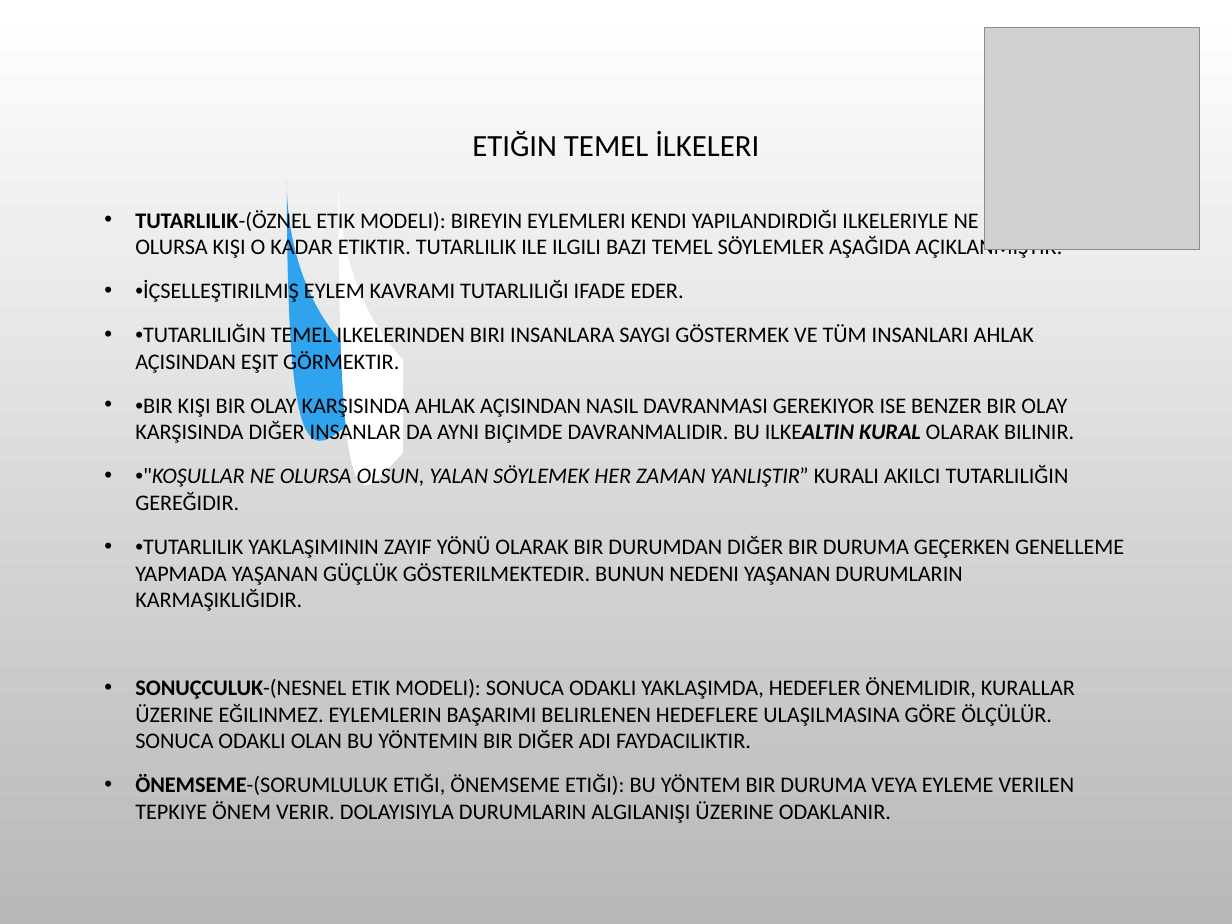
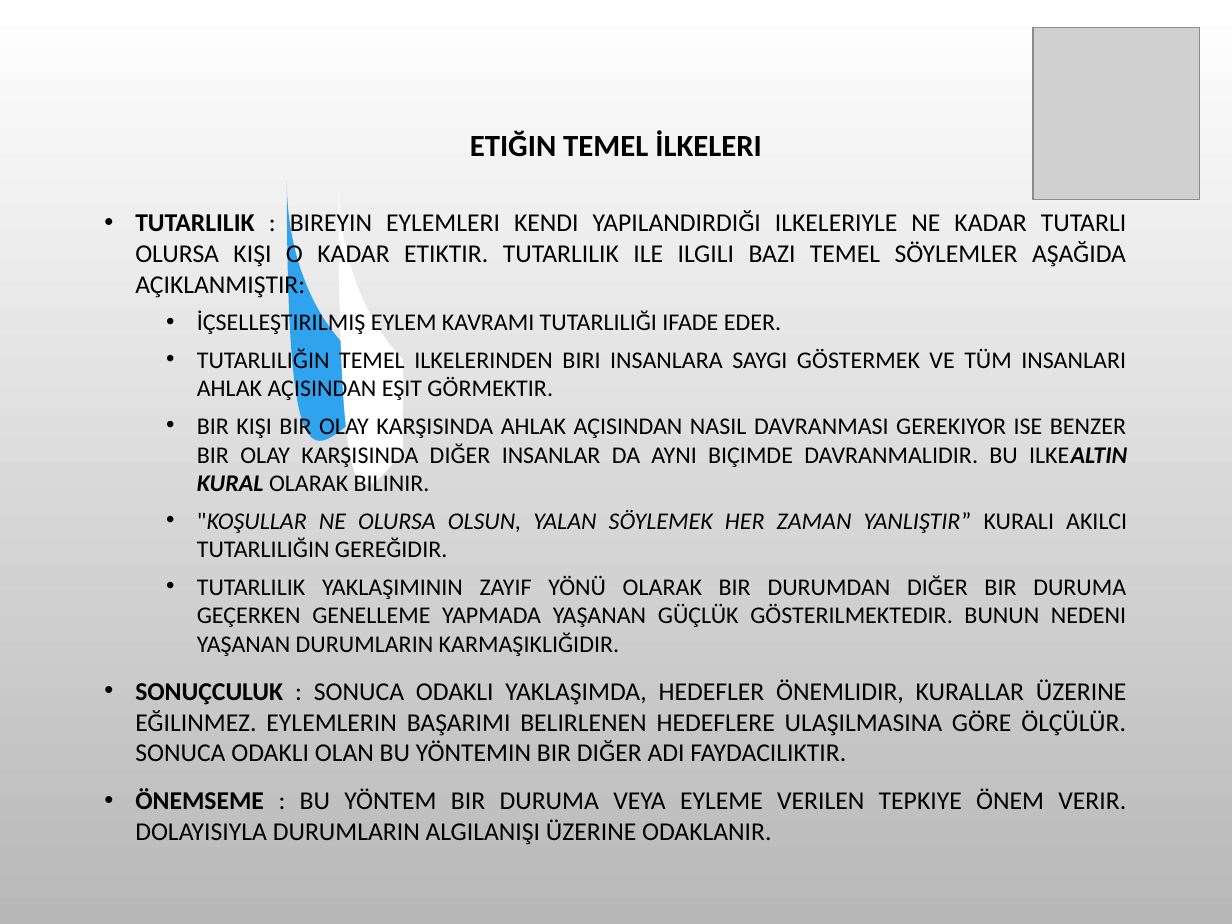
Before and after one commit to SevdanurGENC/20-21-Lecture-Notes, a slide deck: slide 8 of Bilişim Etiği ve Hukuku/2. Bolum - Meslek Etigi.ppt (slide 10 before the commit). Drawn at 1232x924 pixels with LibreOffice and Linux fonts; fonts in the diff are those of the drawing; grey boxes stand for pictures; background and template pictures are left out. Boxes give left, top, right and bottom in pixels: in the first picture for what was removed or moved away, otherwise in the second. Text is boxed around its words. In the diff, an @@ line names an element or a change of style, - is before the commit and + after.

```diff
--- a/Bilişim Etiği ve Hukuku/2. Bolum - Meslek Etigi.ppt
+++ b/Bilişim Etiği ve Hukuku/2. Bolum - Meslek Etigi.ppt
@@ picture: place and size @@
-picture at (984, 28, 1199, 250)
+picture at (1034, 28, 1200, 201)
@@ title "ETIĞIN TEMEL İLKELERI" at (470, 130, 762, 157): bold on @@
@@ text at (135, 210, 1127, 845): text changed; size 13 to 14 pt @@
-• TUTARLILIK-(ÖZNEL ETIK MODELI): BIREYIN EYLEMLERI KENDI YAPILANDIRDIĞI ILKELERIYLE NE KADAR TUTARLI OLURSA KIŞI O KADAR ETIKTIR. TUTARLILIK ILE ILGILI BAZI TEMEL SÖYLEMLER AŞAĞIDA AÇIKLANMIŞTIR:
-• •İÇSELLEŞTIRILMIŞ EYLEM KAVRAMI TUTARLILIĞI IFADE EDER.
-• •TUTARLILIĞIN TEMEL ILKELERINDEN BIRI INSANLARA SAYGI GÖSTERMEK VE TÜM INSANLARI AHLAK AÇISINDAN EŞIT GÖRMEKTIR.
-• •BIR KIŞI BIR OLAY KARŞISINDA AHLAK AÇISINDAN NASIL DAVRANMASI GEREKIYOR ISE BENZER BIR OLAY KARŞISINDA DIĞER INSANLAR DA AYNI BIÇIMDE DAVRANMALIDIR. BU ILKEALTIN KURAL OLARAK BILINIR.
-• •"KOŞULLAR NE OLURSA OLSUN, YALAN SÖYLEMEK HER ZAMAN YANLIŞTIR” KURALI AKILCI TUTARLILIĞIN GEREĞIDIR.
-• •TUTARLILIK YAKLAŞIMININ ZAYIF YÖNÜ OLARAK BIR DURUMDAN DIĞER BIR DURUMA GEÇERKEN GENELLEME YAPMADA YAŞANAN GÜÇLÜK GÖSTERILMEKTEDIR. BUNUN NEDENI YAŞANAN DURUMLARIN KARMAŞIKLIĞIDIR.
-• SONUÇCULUK-(NESNEL ETIK MODELI): SONUCA ODAKLI YAKLAŞIMDA, HEDEFLER ÖNEMLIDIR, KURALLAR ÜZERINE EĞILINMEZ. EYLEMLERIN BAŞARIMI BELIRLENEN HEDEFLERE ULAŞILMASINA GÖRE ÖLÇÜLÜR. SONUCA ODAKLI OLAN BU YÖNTEMIN BIR DIĞER ADI FAYDACILIKTIR.
-• ÖNEMSEME-(SORUMLULUK ETIĞI, ÖNEMSEME ETIĞI): BU YÖNTEM BIR DURUMA VEYA EYLEME VERILEN TEPKIYE ÖNEM VERIR. DOLAYISIYLA DURUMLARIN ALGILANIŞI ÜZERINE ODAKLANIR.
+• TUTARLILIK : BIREYIN EYLEMLERI KENDI YAPILANDIRDIĞI ILKELERIYLE NE KADAR TUTARLI OLURSA KIŞI O KADAR ETIKTIR. TUTARLILIK ILE ILGILI BAZI TEMEL SÖYLEMLER AŞAĞIDA AÇIKLANMIŞTIR:
+  • İÇSELLEŞTIRILMIŞ EYLEM KAVRAMI TUTARLILIĞI IFADE EDER.
+  • TUTARLILIĞIN TEMEL ILKELERINDEN BIRI INSANLARA SAYGI GÖSTERMEK VE TÜM INSANLARI AHLAK AÇISINDAN EŞIT GÖRMEKTIR.
+  • BIR KIŞI BIR OLAY KARŞISINDA AHLAK AÇISINDAN NASIL DAVRANMASI GEREKIYOR ISE BENZER BIR OLAY KARŞISINDA DIĞER INSANLAR DA AYNI BIÇIMDE DAVRANMALIDIR. BU ILKEALTIN KURAL OLARAK BILINIR.
+  • "KOŞULLAR NE OLURSA OLSUN, YALAN SÖYLEMEK HER ZAMAN YANLIŞTIR” KURALI AKILCI TUTARLILIĞIN GEREĞIDIR.
+  • TUTARLILIK YAKLAŞIMININ ZAYIF YÖNÜ OLARAK BIR DURUMDAN DIĞER BIR DURUMA GEÇERKEN GENELLEME YAPMADA YAŞANAN GÜÇLÜK GÖSTERILMEKTEDIR. BUNUN NEDENI YAŞANAN DURUMLARIN KARMAŞIKLIĞIDIR.
+• SONUÇCULUK : SONUCA ODAKLI YAKLAŞIMDA, HEDEFLER ÖNEMLIDIR, KURALLAR ÜZERINE EĞILINMEZ. EYLEMLERIN BAŞARIMI BELIRLENEN HEDEFLERE ULAŞILMASINA GÖRE ÖLÇÜLÜR. SONUCA ODAKLI OLAN BU YÖNTEMIN BIR DIĞER ADI FAYDACILIKTIR.
+• ÖNEMSEME : BU YÖNTEM BIR DURUMA VEYA EYLEME VERILEN TEPKIYE ÖNEM VERIR. DOLAYISIYLA DURUMLARIN ALGILANIŞI ÜZERINE ODAKLANIR.
```
Also in this commit, not shown: 11 other slides changed, 6 slides removed, 3 other files.
